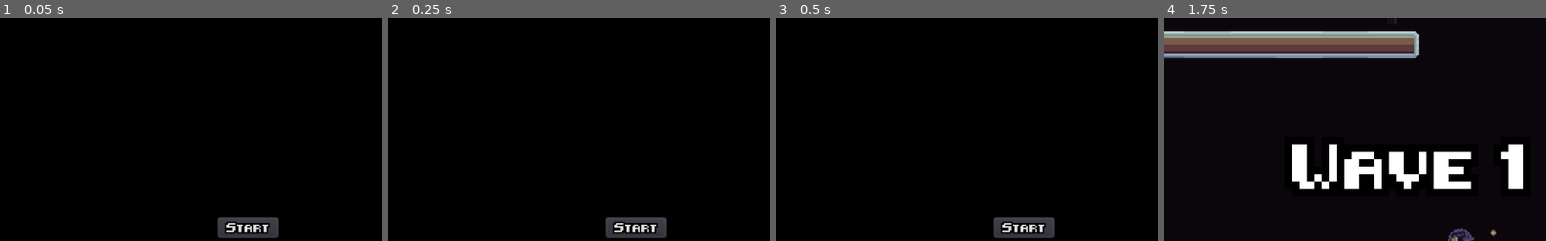
Above: before the commit, frames 1-4 (left to right).
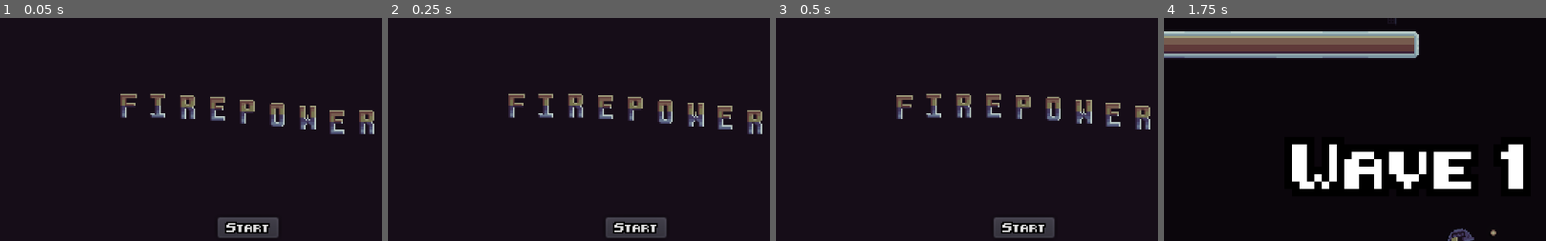
Above: after the commit, the same moments.

Repository: backwardspy/firepower
Game: Godot game, scene res://states/Menu.tscn
Two runs of this game, one before a commit and one after it. Both use one fixed random seed, a clock stepped at 60 frames per second and the inputs below. Sound files missing from this copy of the repository are replaced by a short silence.
Inputs (mouse positions are % of the whole screen's width and height, from its top left):
- Up to frame 1 (0.05 s): no input
- Up to frame 2 (0.25 s): no input
- Up to frame 3 (0.5 s): no input
- Up to frame 4 (1.75 s): click "Start" at 0.5 s; move the mouse to (72, 45) at 1.27 s; press the mouse at (72, 45) at 1.28 s; hold D (right) from 1.28 s (still down)
The pictures show only the part of the screen within x 18-68%, y 0-50%; the shares and areas given below are measured in that part.

The runs differ from the first frame. In frame 1, 3.3% of the frame differs, in the area x 31-98%, y 33-53%; in frame 2, 3.3%; in frame 3, 3.3%; in frame 4, nothing differs.

Commit message:
add bouncing title text

Diff:
--- a/project.godot
+++ b/project.godot
@@ -89,5 +89,5 @@
 
 [rendering]
 
-environment/default_clear_color=Color( 0, 0, 0, 1 )
+environment/default_clear_color=Color( 0.0901961, 0.054902, 0.0980392, 1 )
 environment/default_environment="res://default_env.tres"
--- a/states/Menu.tscn
+++ b/states/Menu.tscn
@@ -1,7 +1,15 @@
-[gd_scene load_steps=3 format=2]
+[gd_scene load_steps=11 format=2]
 
 [ext_resource path="res://states/Menu.gd" type="Script" id=1]
 [ext_resource path="res://ui/ui_theme.tres" type="Theme" id=2]
+[ext_resource path="res://ui/menu/letters/r.png" type="Texture" id=3]
+[ext_resource path="res://ui/menu/letters/o.png" type="Texture" id=4]
+[ext_resource path="res://ui/menu/letters/w.png" type="Texture" id=5]
+[ext_resource path="res://ui/menu/letters/f.png" type="Texture" id=6]
+[ext_resource path="res://ui/menu/letters/i.png" type="Texture" id=7]
+[ext_resource path="res://ui/menu/letters/e.png" type="Texture" id=8]
+[ext_resource path="res://ui/menu/letters/p.png" type="Texture" id=9]
+[ext_resource path="res://ui/menu/TitleBob.gd" type="Script" id=10]
 
 [node name="Root" type="Control"]
 anchor_right = 1.0
@@ -15,7 +23,73 @@
 "_edit_use_anchors_": false
 }
 
-[node name="GridContainer" type="GridContainer" parent="."]
+[node name="Title" type="HBoxContainer" parent="."]
+anchor_left = 0.5
+anchor_right = 0.5
+anchor_bottom = 1.0
+margin_left = -88.0
+margin_top = 63.0
+margin_right = 88.0
+alignment = 1
+script = ExtResource( 10 )
+__meta__ = {
+"_edit_use_anchors_": false
+}
+
+[node name="F" type="TextureRect" parent="Title"]
+margin_right = 16.0
+margin_bottom = 237.0
+texture = ExtResource( 6 )
+
+[node name="I" type="TextureRect" parent="Title"]
+margin_left = 20.0
+margin_right = 36.0
+margin_bottom = 237.0
+texture = ExtResource( 7 )
+
+[node name="R" type="TextureRect" parent="Title"]
+margin_left = 40.0
+margin_right = 56.0
+margin_bottom = 237.0
+texture = ExtResource( 3 )
+
+[node name="E" type="TextureRect" parent="Title"]
+margin_left = 60.0
+margin_right = 76.0
+margin_bottom = 237.0
+texture = ExtResource( 8 )
+
+[node name="P" type="TextureRect" parent="Title"]
+margin_left = 80.0
+margin_right = 96.0
+margin_bottom = 237.0
+texture = ExtResource( 9 )
+
+[node name="O" type="TextureRect" parent="Title"]
+margin_left = 100.0
+margin_right = 116.0
+margin_bottom = 237.0
+texture = ExtResource( 4 )
+
+[node name="W" type="TextureRect" parent="Title"]
+margin_left = 120.0
+margin_right = 136.0
+margin_bottom = 237.0
+texture = ExtResource( 5 )
+
+[node name="E2" type="TextureRect" parent="Title"]
+margin_left = 140.0
+margin_right = 156.0
+margin_bottom = 237.0
+texture = ExtResource( 8 )
+
+[node name="R2" type="TextureRect" parent="Title"]
+margin_left = 160.0
+margin_right = 176.0
+margin_bottom = 237.0
+texture = ExtResource( 3 )
+
+[node name="Buttons" type="VBoxContainer" parent="."]
 anchor_left = 0.5
 anchor_top = 0.5
 anchor_right = 0.5
@@ -24,20 +98,17 @@
 margin_top = -16.0
 margin_right = 20.5
 margin_bottom = 16.0
-__meta__ = {
-"_edit_use_anchors_": false
-}
 
-[node name="StartGame" type="Button" parent="GridContainer"]
+[node name="StartGame" type="Button" parent="Buttons"]
 margin_right = 41.0
 margin_bottom = 14.0
 text = "Start"
 
-[node name="QuitGame" type="Button" parent="GridContainer"]
+[node name="QuitGame" type="Button" parent="Buttons"]
 margin_top = 18.0
 margin_right = 41.0
 margin_bottom = 32.0
 text = "Quit"
-[connection signal="pressed" from="GridContainer/StartGame" to="." method="start_game"]
-[connection signal="pressed" from="GridContainer/QuitGame" to="." method="start_game"]
-[connection signal="pressed" from="GridContainer/QuitGame" to="." method="quit_game"]
+[connection signal="pressed" from="Buttons/StartGame" to="." method="start_game"]
+[connection signal="pressed" from="Buttons/QuitGame" to="." method="quit_game"]
+[connection signal="pressed" from="Buttons/QuitGame" to="." method="start_game"]
--- /dev/null
+++ b/ui/menu/TitleBob.gd
@@ -0,0 +1,9 @@
+extends HBoxContainer
+
+onready var letters := get_children()
+
+func _process(delta: float):
+    var t := OS.get_system_time_msecs() / 1000.0
+    for i in get_child_count():
+        var letter: TextureRect = letters[i]
+        letter.rect_position.y = -abs(sin(t - i * 0.2)) * 12.0
Not shown, changed: credits.txt
Binary file added: ui/menu/letters/e.png
Not shown, added: ui/menu/letters/e.png.import
Binary file added: ui/menu/letters/f.png
Not shown, added: ui/menu/letters/f.png.import
Binary file added: ui/menu/letters/i.png
Not shown, added: ui/menu/letters/i.png.import
Binary file added: ui/menu/letters/o.png
Not shown, added: ui/menu/letters/o.png.import
Binary file added: ui/menu/letters/p.png
Not shown, added: ui/menu/letters/p.png.import
Binary file added: ui/menu/letters/r.png
(and 3 more such lines)
